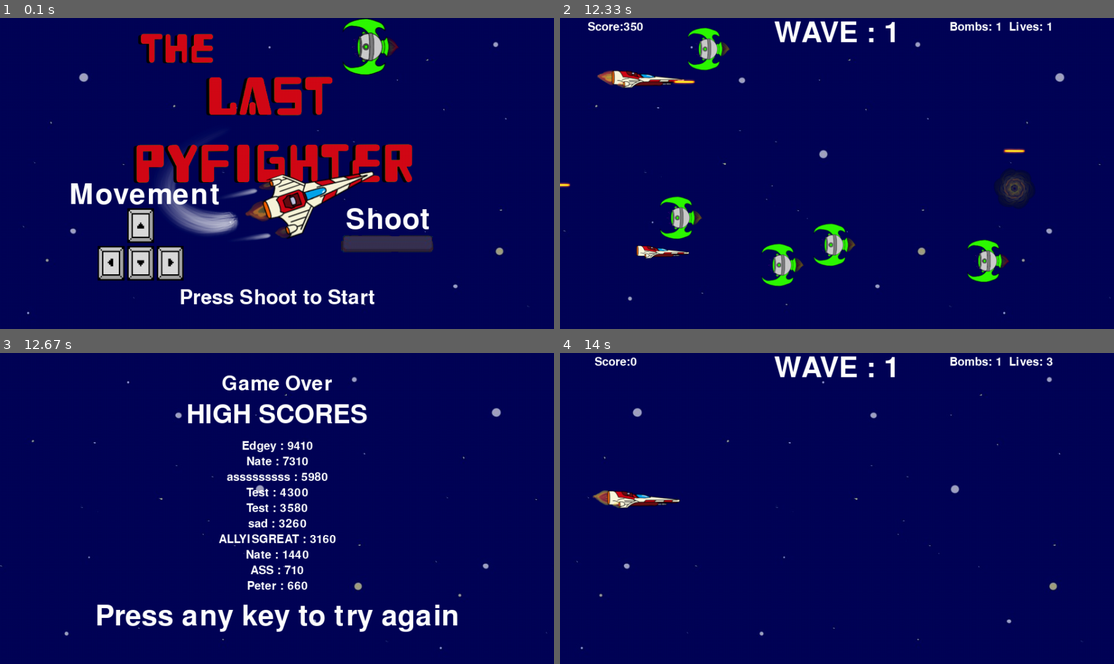
Above: before the commit, frames 1-4 (two rows, left to right).
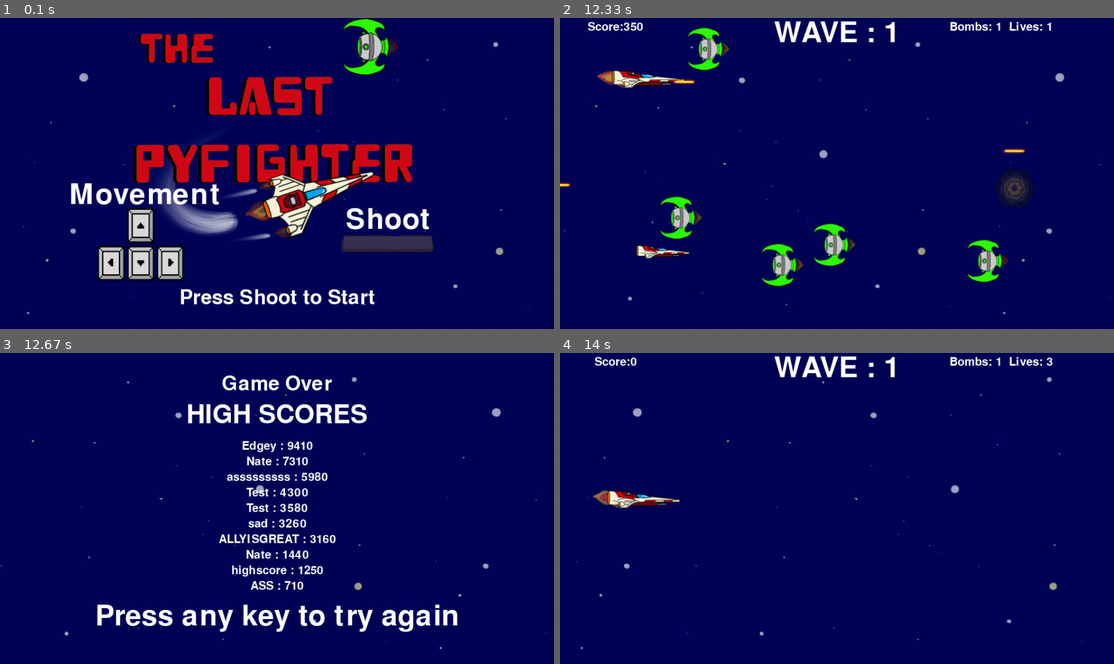
Above: after the commit, the same moments.

Repository: Demi-hero/UoN_Game_Project
Game: pygame game, started from Main.py
Same seed, same stepped clock (60 frames per second), same inputs: the game is played once before the commit and once after it.
Inputs:
- Up to frame 1 (0.1 s): no input
- Up to frame 2 (12.33 s): tap Space at 0.33, 0.67, 4.08, 4.38, 4.58, 4.88, 5.08, 5.42, 5.72, 5.92, 6.22, 6.48, 6.82, 7.12, 7.25, 7.65, 7.95, 8.72, 9.02, 9.22, 9.52, 9.72, 10.05, 10.35, 10.55, 10.85, 11.12, 11.45, 11.75, 11.88, 12.28 s; hold Left 1-1.53 s; hold Down 1.57-2.03 s; hold Left 2.12-2.52 s; hold Up 2.55-2.92 s; hold Right 2.95-3.58 s; hold Down 3.62-3.98 s; hold Left 4.02-4.48 s; hold Right 4.52-4.98 s; hold Up 5.02-5.32 s; hold Right 5.35-5.82 s; hold Left 5.85-6.38 s; hold Down 6.42-6.72 s; hold Left 6.75-7.15 s; hold Up 7.18-7.55 s; hold Right 7.58-8.22 s; hold Left 8.65-9.12 s; hold Right 9.15-9.62 s; hold Up 9.65-9.95 s; hold Right 9.98-10.45 s; hold Left 10.48-11.02 s; hold Down 11.05-11.35 s; hold Left 11.38-11.78 s; hold Up 11.82-12.18 s; hold Right from 12.22 s (still down)
- Up to frame 3 (12.67 s): keep holding Right; tap Space at 12.58 s
- Up to frame 4 (14 s): release Right at 12.85 s; hold Right from 13.78 s (still down); tap Space at 13.85 s

Frames 1-2 are identical in both runs. In frame 3, 0.6% of the frame differs, in the area x 41-59%, y 68-77%; in frame 4, nothing differs.

Commit message:
AV Classes
4 new classes stored in the AV file
Data Bank : Parent Class
The child classes each store their own individual thing as well as their own process handling.
ScoreFiles
SoundFiles
ImageFiels

Diff:
--- a/Main.py
+++ b/Main.py
@@ -20,7 +20,10 @@
         self.wavenum = 1
         # creating the screen and game objects
         self.all_sprites = pyg.sprite.Group()
-        self.Files = av.FileStore()
+        self.sounds = av.AudioFiles()
+        self.images = av.ImageFiles()
+        self.scores = av.ScoreFiles()
+        self.Files = {"sounds": self.sounds, "images": self.images, "scores": self.scores}
         self.Board = gd.Background()
         self.player = gd.Player()
         self.all_sprites.add(self.player)
@@ -64,7 +67,7 @@
                 hits = pyg.sprite.groupcollide(self.aliens, self.bullets, True, True)
                 for hit in hits:
                     self.score += 50
-                    self.Files.boom.play()
+                    self.sounds.boom.play()
                     self.expl = gd.Explosion(hit.rect.center, 'lg')
                     self.all_sprites.add(self.expl)
                     self.new_alien(-6)
@@ -72,7 +75,6 @@
                 hits = pyg.sprite.spritecollide(self.player, self.power_ups, True)
                 for hit in hits:
                     hit.power_up[3]()
-                    print("Power up collected")
 
                 # check to see if a mob hit the player
                 hits = pyg.sprite.spritecollide(self.player, self.aliens, True, pyg.sprite.collide_circle)
@@ -108,7 +110,7 @@
 
                 # if out of lives - game over (see eventhandler)
                 if self.lives < 1:
-                    self.gameover(self.Board, self.player, self.Files)
+                    self.gameover(self.Board, self.player, self.Files["scores"])
 
                 # update the display
                 pyg.display.flip()
--- a/av_data.py
+++ b/av_data.py
@@ -3,25 +3,41 @@
 import os
 import csv
 
-class FileStore(pyg.sprite.Sprite):
-    # class containing all the files that need loading in game that don't relate to an in game sprite.
+
+class FileBank():
+
     def __init__(self):
         self.load_data()
-        pyg.sprite.Sprite.__init__(self)
+
+
+class ImageFiles(FileBank):
+    # class containing all the files that need loading in game that don't relate to an in game sprite.
 
     def load_data(self):
-        self.scores = []
+        self.arrows = pyg.image.load(os.path.join("images", "PixelKeys2.png"))
+        self.h = pyg.image.load(os.path.join("images", "h.png"))
+        self.l = pyg.image.load(os.path.join("images", "L.png"))
+        self.space = pyg.image.load(os.path.join("images", "spacebar.png"))
+        self.title = pyg.image.load(os.path.join("images", "Title.png"))
+        # load in the high scores
+
+
+class AudioFiles(FileBank):
+
+    def load_data(self):
         self.background_music = os.path.join("sounds", "OrbitBeat130.wav")
         self.pewpew = pyg.mixer.Sound(os.path.join("sounds", "pew.wav"))
         self.boom = pyg.mixer.Sound(os.path.join("sounds", "boom.wav"))
         self.pickup = pyg.mixer.Sound(os.path.join("sounds", "Power-Up.wav"))
-        self.arrows = pyg.image.load(os.path.join("images", "PixelKeys2.png"))
-        self.h = pyg.image.load(os.path.join("images", "h.png"))
-        self.l = pyg.image.load(os.path.join("images", "L.png"))
         self.ult = pyg.mixer.Sound(os.path.join("sounds", "ult.wav"))
-        self.space = pyg.image.load(os.path.join("images", "spacebar.png"))
-        self.title = pyg.image.load(os.path.join("images", "Title.png"))
-        # load in the high scores
+        pyg.mixer.init()
+        pyg.mixer.music.load(self.background_music)
+        pyg.mixer.music.play(-1)
+
+class ScoreFiles(FileBank):
+
+    def load_data(self):
+        self.scores = []
         try:
             # have used with to double make sure I closed the file
             with open("highScore.csv", "r", newline='') as f:
@@ -35,9 +51,6 @@
             self.create_false_hs()
         except IndexError:
             self.create_false_hs()
-        pyg.mixer.init()
-        pyg.mixer.music.load(self.background_music)
-        pyg.mixer.music.play(-1)
 
     def create_false_hs(self):
         with open("highscore.csv", "w", newline='') as csvfile:
--- a/eventhandler.py
+++ b/eventhandler.py
@@ -13,11 +13,11 @@
         # self.message_display(" Lore :", xloc=.65)
         self.message_display("Movement", yloc=.57, xloc=.26)
         self.message_display("Shoot", yloc=.65, xloc=.7)
-        background.screen.blit(files.title, (221, 0))
-        background.screen.blit(files.arrows, (160, 320))
+        background.screen.blit(files["images"].title, (221, 0))
+        background.screen.blit(files["images"].arrows, (160, 320))
         # gamedata.background.screen.blit(Game_Data.startup.h, (425, 228))
         # gamedata.background.screen.blit(Game_Data.startup.l, (675, 228))
-        background.screen.blit(files.space, (591, 375))
+        background.screen.blit(files["images"].space, (591, 375))
         self.message_display("Press Shoot to Start", .9, font_size=35)
         pyg.display.flip()
         while self.startup:
@@ -48,7 +48,7 @@
     def on_key_down(self, event, files, board):
         # spacebar triggers firing sequence - takes gun position from player, passes to bullet fire method
         if event.key == pyg.K_SPACE:
-            files.pewpew.play()
+            files["sounds"].pewpew.play()
             if self.startup:
                 self.startup = False
             else:
@@ -68,7 +68,7 @@
 
     def on_bomb(self, board, files):
         if self.bombs > 0 and not self.paused:
-            files.ult.play()
+            files["sounds"].ult.play()
             self.update_score(1000)
             board.screen.fill(self.white)
             for alien in self.aliens:
@@ -88,7 +88,7 @@
 
     def player_death(self, hit):
         self.lives -= 1
-        self.Files.boom.play()
+        self.sounds.boom.play()
         expl = gamedata.Explosion(hit.rect.center, 'sm')
         self.all_sprites.add(expl)
         self.player.hide()
--- a/highscore.csv
+++ b/highscore.csv
@@ -6,5 +6,5 @@
 sad,3260
 ALLYISGREAT,3160
 Nate,1440
+highscore,1250
 ASS,710
-Peter,660
